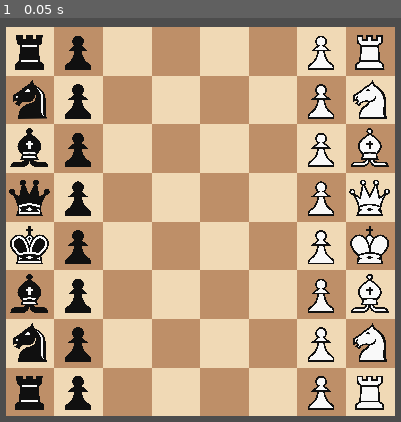
Above: before the commit, frame 1.
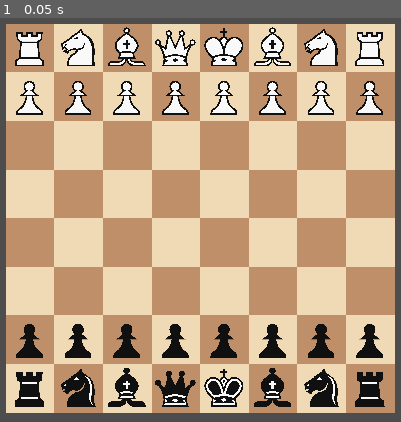
Above: after the commit, the same moment.

Repository: imaducklol/chess
Game: Godot game, scene res://main.tscn
The game is run twice, just before and just after one commit, with the same random seed, the same clock (stepped at 60 frames per second) and the same inputs.
Inputs:
- Up to frame 1 (0.05 s): no input

The runs differ from the first frame. In frame 1, 86% of the frame differs, in the area x 1-99%, y 1-99%.

Commit message:
Rotation to display, refactor Board

Diff:
--- a/main.tscn
+++ b/main.tscn
@@ -9,3 +9,4 @@
 dark_tile = Color(0.745098, 0.560784, 0.407843, 1)
 light_tile = Color(0.941176, 0.85098, 0.709804, 1)
 button_scale = 30.0
+board_position = Vector2(50, -30)
--- a/scripts/board.gd
+++ b/scripts/board.gd
@@ -2,57 +2,15 @@
 extends Node2D
 
 ## The chess board
-var board: Array[int]
+var board: Array[int] = [64]
 
 signal board_updated
 
+var board_helper: BoardHelper
+
 # Called when the node enters the scene tree for the first time.
 func _ready() -> void:
-	startingPosition()
-	load_from_fen("rnbqkbnr/pppppppp/8/8/8/8/PPPPPPPP/RNBQKBNR w KQkq - 0 1")
+	board_helper = BoardHelper.new()
 
-func startingPosition() -> void:
-	for i in range(0, 8):
-		for j in range(0, 8):
-			board.append(0)
-
-func load_from_fen(fen: String) -> void:
-	var segments := fen.split(" ")
-	var rows := segments[0].split("/")
-	for i in range(0, 8):
-		var j := 0
-		for letter in rows[i]:
-			var ascii: int = letter.unicode_at(0) - "0".unicode_at(0)
-			if 0 <= ascii and ascii <= 9:
-				for k in range(0, ascii):
-					board[i*8 + j] = 0
-					j += 1
-				continue
-
-			match letter:
-				"p":
-					board[i*8 + j] = Piece.Team.BLACK | Piece.Type.PAWN
-				"k":
-					board[i*8 + j] = Piece.Team.BLACK | Piece.Type.KING
-				"q":
-					board[i*8 + j] = Piece.Team.BLACK | Piece.Type.QUEEN
-				"b":
-					board[i*8 + j] = Piece.Team.BLACK | Piece.Type.BISHOP
-				"n":
-					board[i*8 + j] = Piece.Team.BLACK | Piece.Type.KNIGHT
-				"r":
-					board[i*8 + j] = Piece.Team.BLACK | Piece.Type.ROOK
-				"P":
-					board[i*8 + j] = Piece.Team.WHITE | Piece.Type.PAWN
-				"K":
-					board[i*8 + j] = Piece.Team.WHITE | Piece.Type.KING
-				"Q":
-					board[i*8 + j] = Piece.Team.WHITE | Piece.Type.QUEEN
-				"B":
-					board[i*8 + j] = Piece.Team.WHITE | Piece.Type.BISHOP
-				"N":
-					board[i*8 + j] = Piece.Team.WHITE | Piece.Type.KNIGHT
-				"R":
-					board[i*8 + j] = Piece.Team.WHITE | Piece.Type.ROOK
-			j += 1
-	board_updated.emit()
+	board_helper.initialize_board(board)
+	board_helper.load_from_fen(board, "rnbqkbnr/pppppppp/8/8/8/8/PPPPPPPP/RNBQKBNR w KQkq - 0 1", board_updated)
--- a/scripts/board_display.gd
+++ b/scripts/board_display.gd
@@ -33,12 +33,13 @@
 	for i in range(0, 8):
 		for j in range (0, 8):
 			var tile := ColorRect.new()
+			tile.z_index = 0
 			add_child(tile)
 			display_tiles.append(tile)
 
 			var icon := TextureButton.new()
+			icon.z_index = 1
 			icon.stretch_mode = 6
-
 			add_child(icon)
 			display_board.append(icon)
 
@@ -52,13 +53,16 @@
 	# Loop and update baby
 	for i in range(0, 8):
 		for j in range(0, 8):
+			var rotated_i := j
+			var rotated_j := 8-i
+
 			var tile: ColorRect = display_tiles[i*8 + j]
 			tile.set_size(Vector2(board_scale, board_scale))
-			tile.set_position(Vector2(i*board_scale, j*board_scale) + board_position)
+			tile.set_position(Vector2(rotated_i*board_scale, rotated_j*board_scale) + board_position)
 			tile.color = light_tile if (i + j) % 2 == 0 else dark_tile
 
 			var button: TextureButton = display_board[i*8 + j]
-			button.set_position(Vector2(i*board_scale, j*board_scale) + board_position)
+			button.set_position(Vector2(rotated_i*board_scale, rotated_j*board_scale) + board_position)
 
 			var icon: Texture2D
 			match GlobalBoard.board[i*8 + j]:
--- /dev/null
+++ b/scripts/board_helper.gd
@@ -0,0 +1,47 @@
+class_name BoardHelper
+
+func initialize_board(board: Array[int]) -> void:
+	for i in range(0, 8):
+		for j in range(0, 8):
+			board.append(0)
+
+func load_from_fen(board: Array[int], fen: String, board_updated: Signal) -> void:
+	var segments := fen.split(" ")
+	var rows := segments[0].split("/")
+	for i in range(0, 8):
+		var j := 0
+		for letter in rows[i]:
+			var ascii: int = letter.unicode_at(0) - "0".unicode_at(0)
+			if 0 <= ascii and ascii <= 9:
+				for k in range(0, ascii):
+					board[i*8 + j] = 0
+					j += 1
+				continue
+
+			match letter:
+				"p":
+					board[i*8 + j] = Piece.Team.BLACK | Piece.Type.PAWN
+				"k":
+					board[i*8 + j] = Piece.Team.BLACK | Piece.Type.KING
+				"q":
+					board[i*8 + j] = Piece.Team.BLACK | Piece.Type.QUEEN
+				"b":
+					board[i*8 + j] = Piece.Team.BLACK | Piece.Type.BISHOP
+				"n":
+					board[i*8 + j] = Piece.Team.BLACK | Piece.Type.KNIGHT
+				"r":
+					board[i*8 + j] = Piece.Team.BLACK | Piece.Type.ROOK
+				"P":
+					board[i*8 + j] = Piece.Team.WHITE | Piece.Type.PAWN
+				"K":
+					board[i*8 + j] = Piece.Team.WHITE | Piece.Type.KING
+				"Q":
+					board[i*8 + j] = Piece.Team.WHITE | Piece.Type.QUEEN
+				"B":
+					board[i*8 + j] = Piece.Team.WHITE | Piece.Type.BISHOP
+				"N":
+					board[i*8 + j] = Piece.Team.WHITE | Piece.Type.KNIGHT
+				"R":
+					board[i*8 + j] = Piece.Team.WHITE | Piece.Type.ROOK
+			j += 1
+	board_updated.emit()
